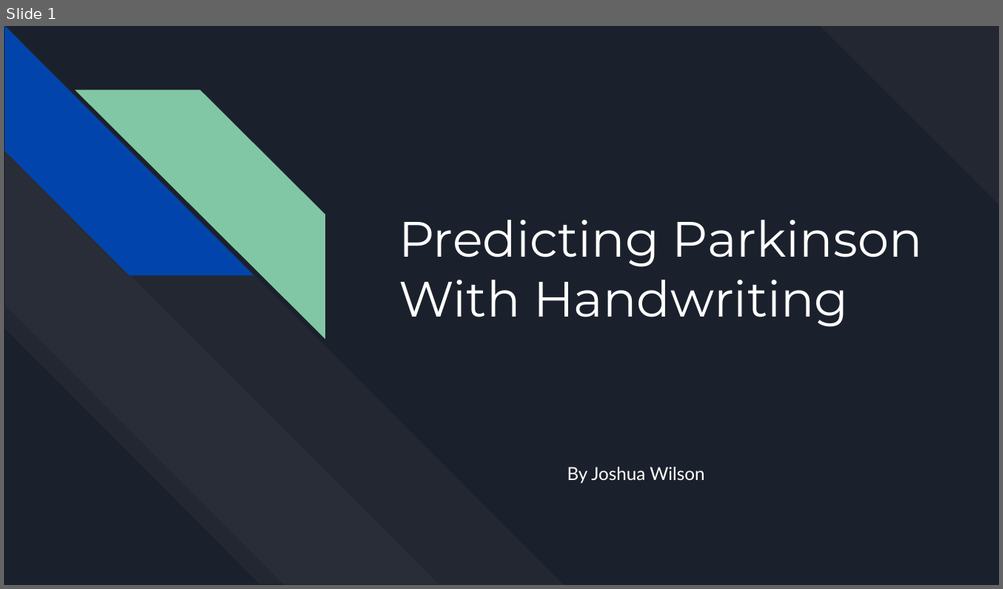
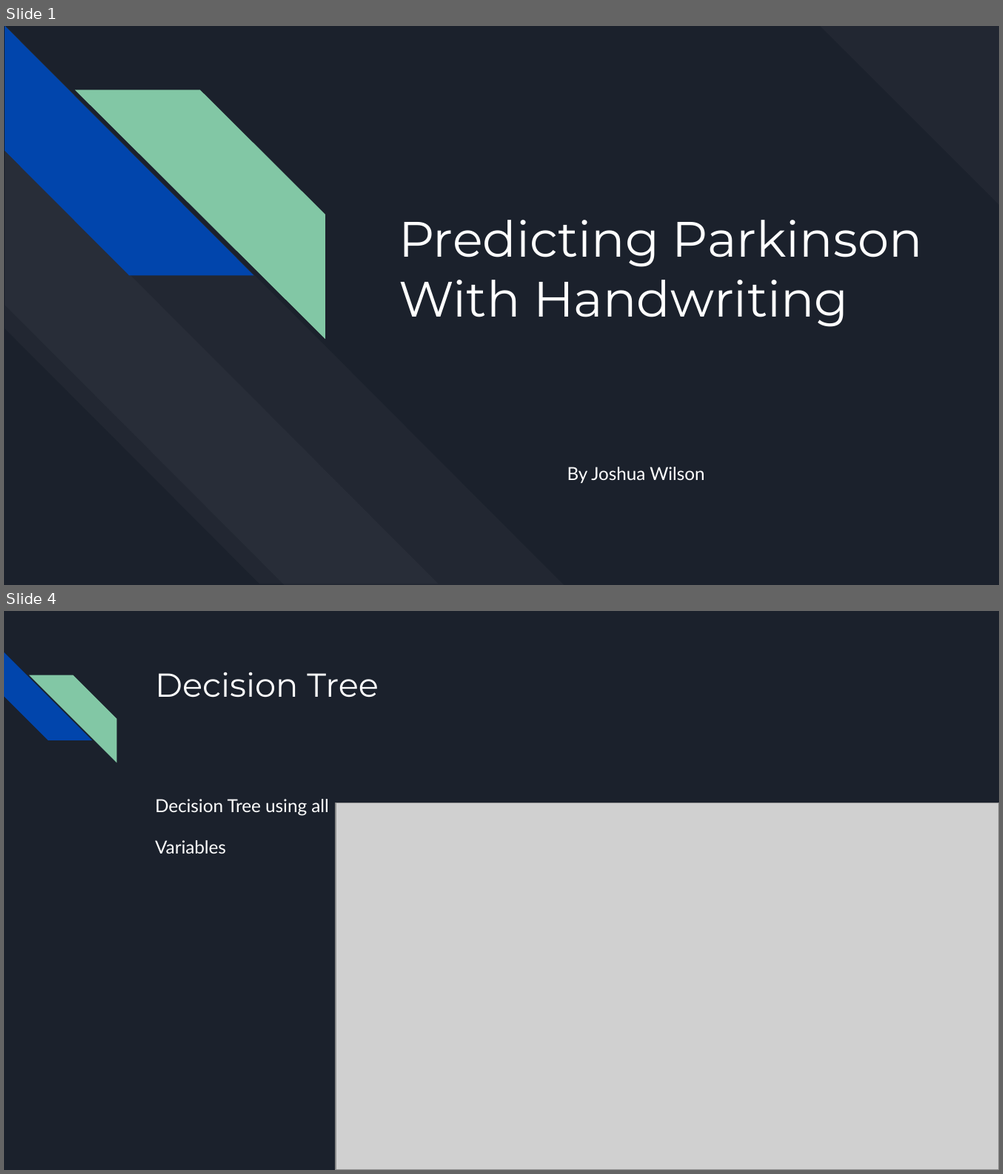
Before and after one commit to jwwils/Parkinsons_Data, a slide deck: Predicting Parkinson With Handwritting.pptx. Shown one above the other, each under a label of ours: slide 1 before the commit, slides 1 and 4 after it; the slides between them are not shown. The pictures are 1003x589 and 1003x1174 pixels, drawn with LibreOffice and Linux fonts; fonts in the diff are those of the drawing; grey boxes stand for pictures. Boxes give left, top, right and bottom in pixels: in the first picture for what was removed or moved away, otherwise in the second. Text is boxed around its words. In the diff, an @@ line names an element or a change of style, - is before the commit and + after.

```diff
--- a/Predicting Parkinson With Handwritting.pptx
+++ b/Predicting Parkinson With Handwritting.pptx
@@ slide 4 added at (4, 611, 999, 1170), background #1B212C @@
@@ diag stripe added at (4, 652, 91, 741), fill #0145AC @@
@@ diag stripe added at (29, 675, 116, 762), fill #82C7A5 @@
@@ title added at (155, 672, 378, 698), 24 pt, text #FFFFFF @@
+Decision Tree
@@ text added at (155, 799, 328, 854), 13 pt, text #FFFFFF @@
+Decision Tree using all
+Variables
@@ picture added at (336, 803, 999, 1170) @@
```
Also in this commit, not shown: 7 other slides added, 13 slides removed.
